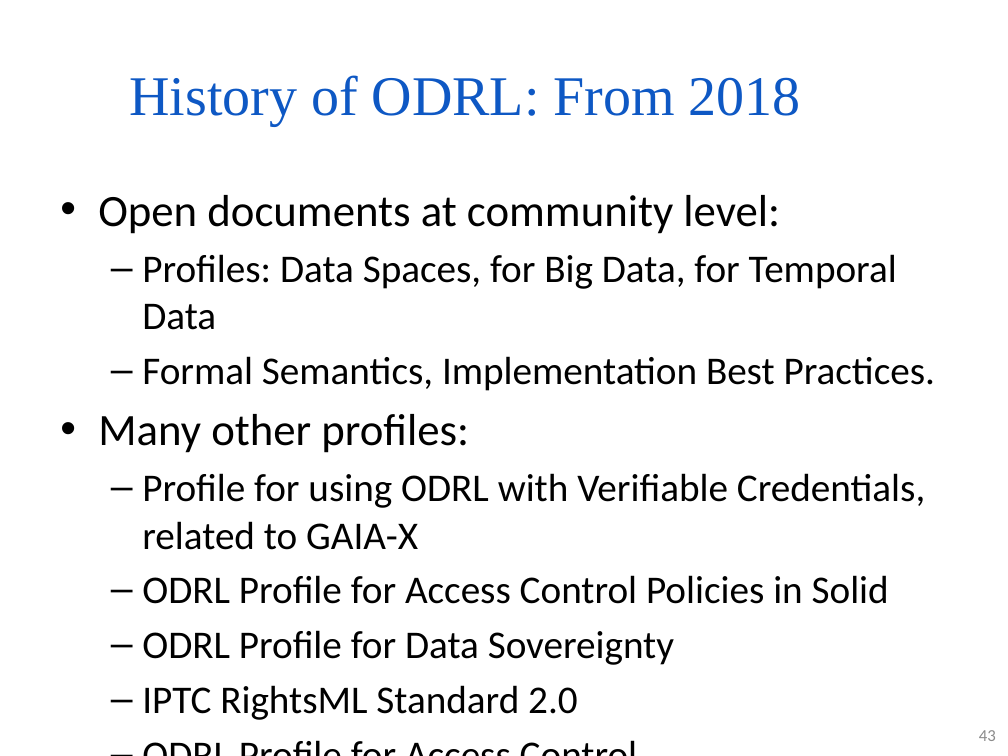
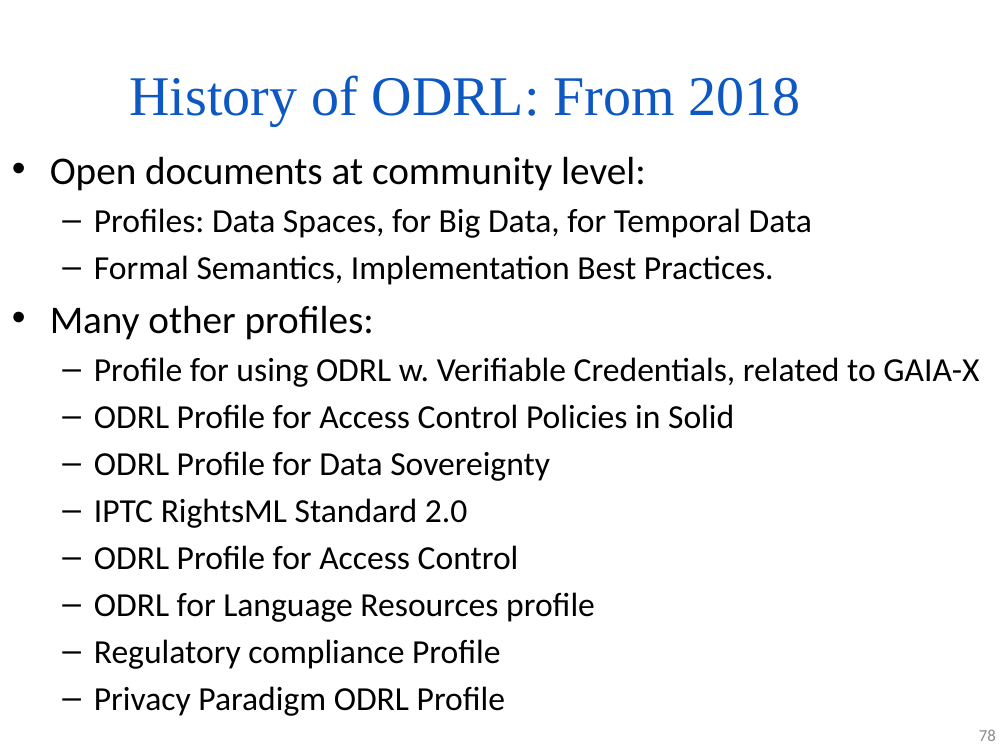
Before and after one commit to PoTr-KNoWS/odrl-tutorial, a slide deck: slide 78 of presentations/2026.05.10 Introduction to policies, policy languages and ODRL (Víctor).pptx (slide 43 before the commit). Drawn at 1008x756 pixels with LibreOffice and Linux fonts; fonts in the diff are those of the drawing; background and template pictures are left out. Boxes give left, top, right and bottom in pixels: in the first picture for what was removed or moved away, otherwise in the second. Text is boxed around its words. In the diff, an @@ line names an element or a change of style, - is before the commit and + after.

```diff
--- a/presentations/2026.05.10 Introduction to policies, policy languages and ODRL (Víctor).pptx
+++ b/presentations/2026.05.10 Introduction to policies, policy languages and ODRL (Víctor).pptx
@@ text "Open documents at community level:": place and size @@
-text "Open documents at community level:" at [98, 195, 935, 720]
+text "Open documents at community level:" at [50, 156, 979, 716]
@@ text at [50, 156, 812, 716]: size 32 to 28 pt in "Open documents at community level:", "Many other profiles:"; size 28 to 24 pt in "Profiles: Data Spaces, for Big Data, for ...", "Formal Semantics, Implementation Best Practices.", "ODRL Profile for Access Control Policies in ...", "ODRL Profile for Data Sovereignty" and 5 more places @@
@@ text at [94, 357, 979, 387]: text changed; size 28 to 24 pt @@
-  – Profile for using ODRL with Verifiable Credentials, related to GAIA-X
+  – Profile for using ODRL w. Verifiable Credentials, related to GAIA-X
@@ page number at [979, 729, 996, 741]: text changed @@
-43
+78
```
Also in this commit, not shown: 15 other slides changed, 40 slides added, 2 slides removed.
